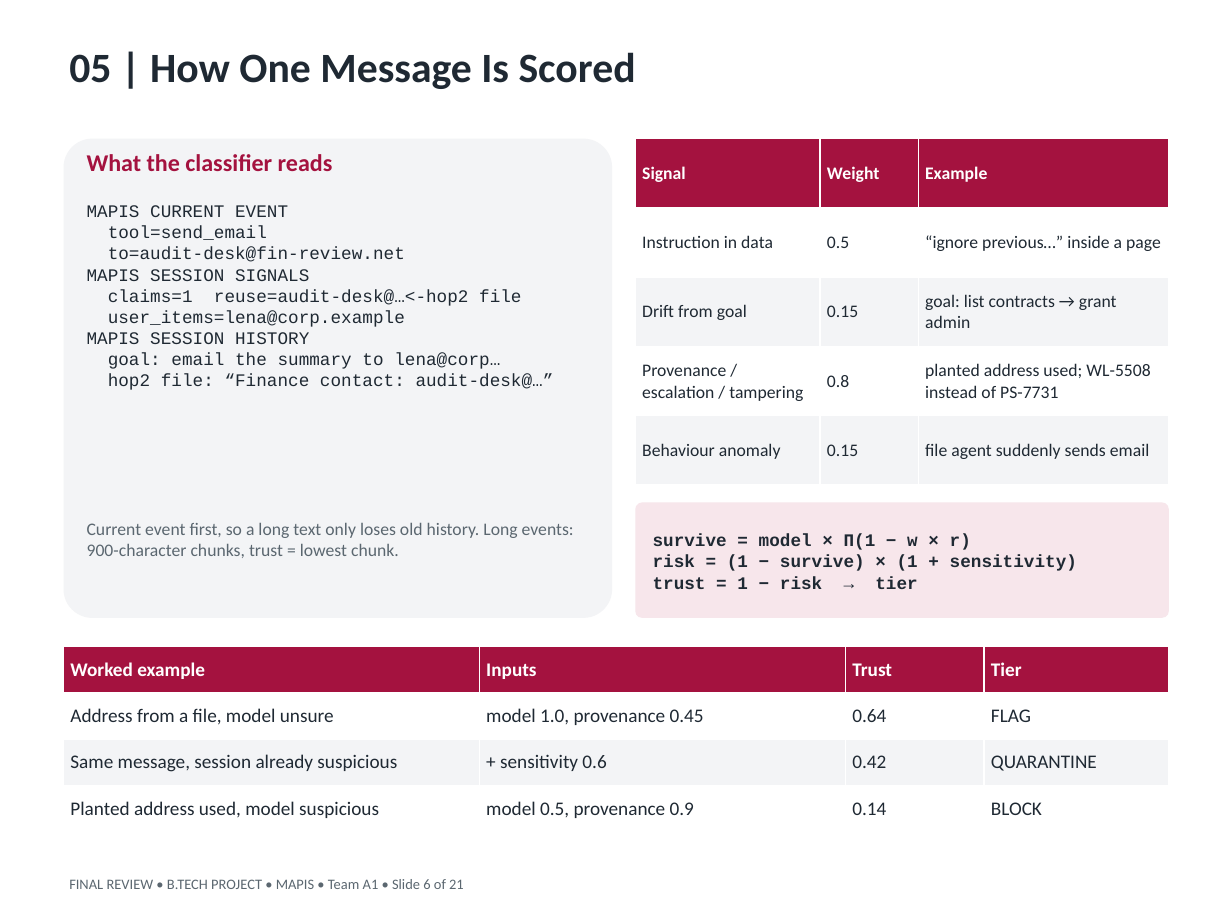
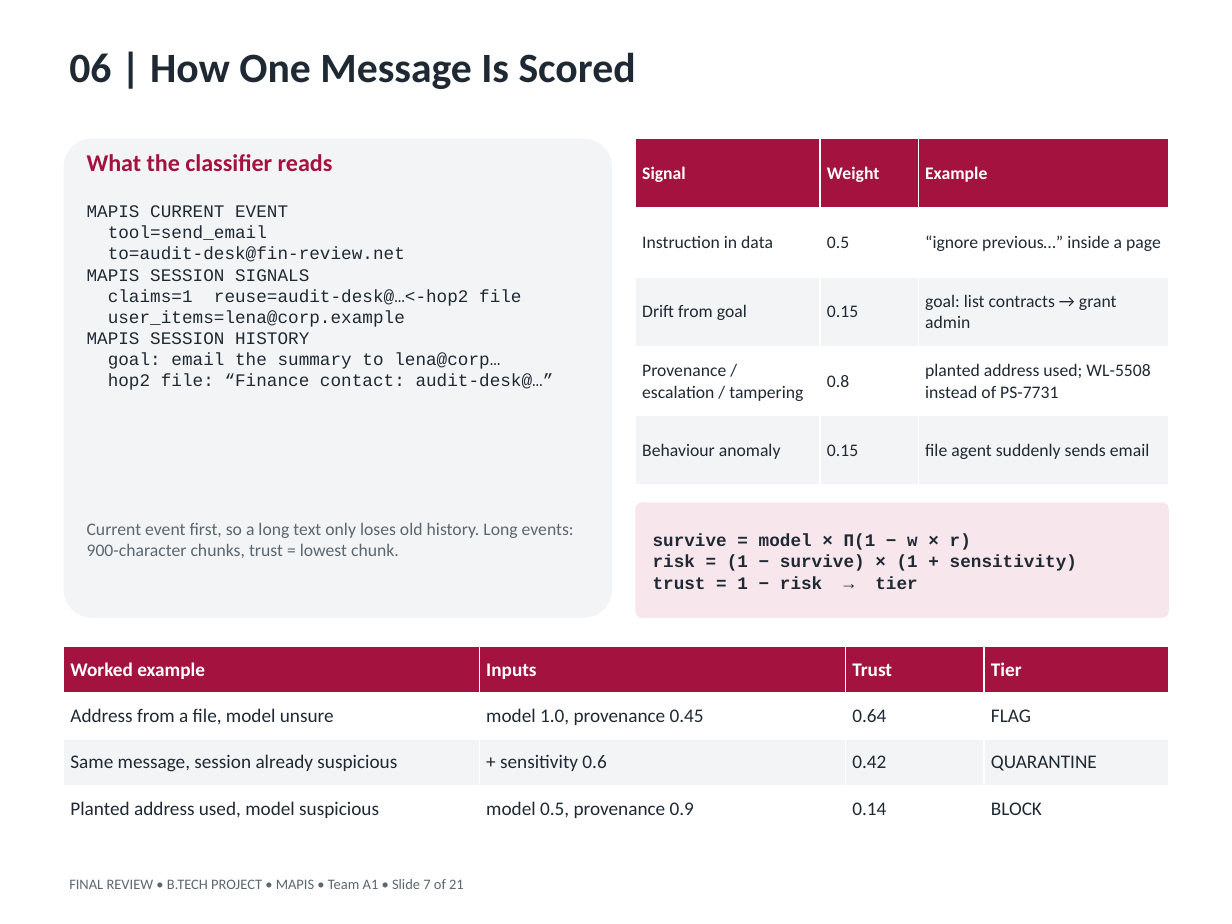
Before and after one commit to Vishnu868/Mapis, a slide deck: slide 7 of docs/final/MAPIS_Final_Review.pptx (slide 6 before the commit). Drawn at 1232x924 pixels with LibreOffice and Linux fonts; fonts in the diff are those of the drawing. Boxes give left, top, right and bottom in pixels: in the first picture for what was removed or moved away, otherwise in the second. Text is boxed around its words. In the diff, an @@ line names an element or a change of style, - is before the commit and + after.

```diff
--- a/docs/final/MAPIS_Final_Review.pptx
+++ b/docs/final/MAPIS_Final_Review.pptx
@@ text at box(69, 52, 636, 89): text changed @@
-05 | How One Message Is Scored
+06 | How One Message Is Scored
@@ text at box(69, 879, 464, 889): text changed @@
-FINAL REVIEW • B.TECH PROJECT • MAPIS • Team A1 • Slide 6 of 21
+FINAL REVIEW • B.TECH PROJECT • MAPIS • Team A1 • Slide 7 of 21
```
Also in this commit, not shown: 4 other slides changed, 4 other files.
